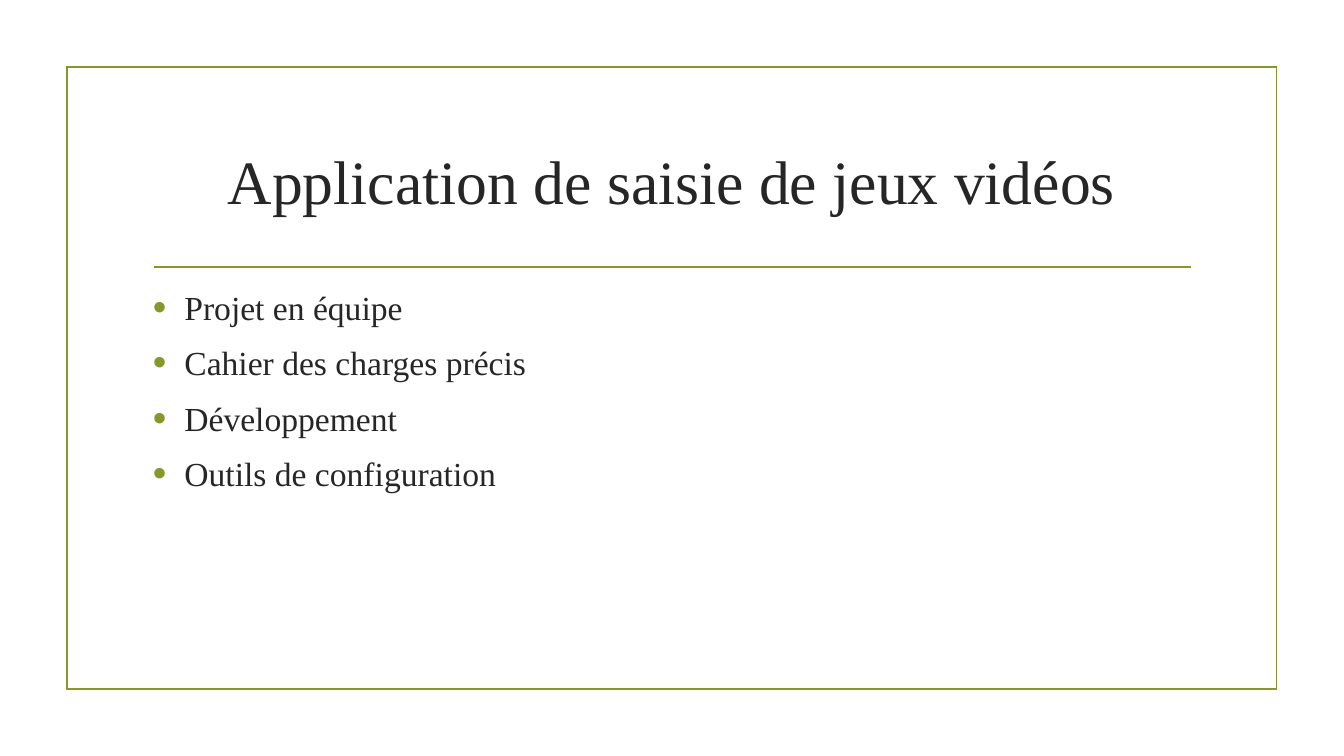
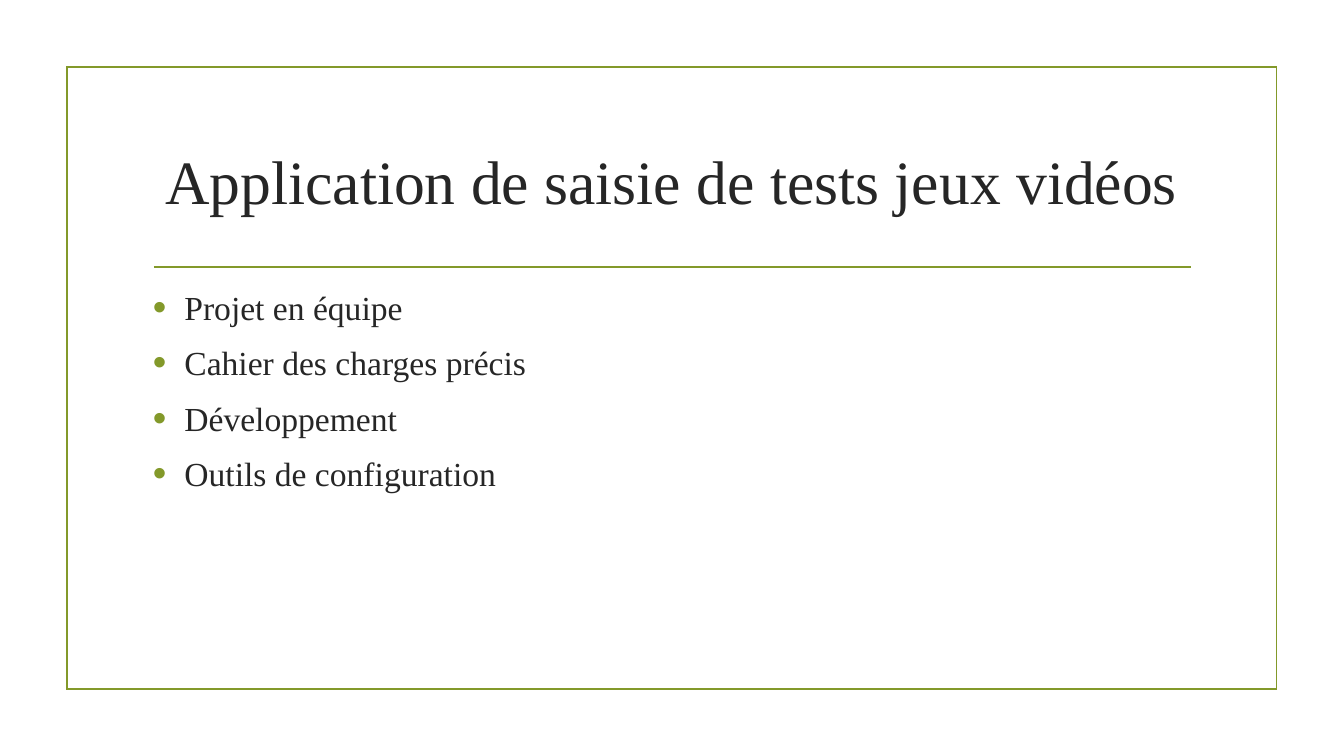
Before and after one commit to vmele/Vivet, a slide deck: slide 4 of GSB/Portfolio/PP_Portfolio.pptx. Drawn at 1344x756 pixels with LibreOffice and Linux fonts; fonts in the diff are those of the drawing; background and template pictures are left out. Boxes give left, top, right and bottom in pixels: in the first picture for what was removed or moved away, otherwise in the second. Text is boxed around its words. In the diff, an @@ line names an element or a change of style, - is before the commit and + after.

```diff
--- a/GSB/Portfolio/PP_Portfolio.pptx
+++ b/GSB/Portfolio/PP_Portfolio.pptx
@@ title at bbox=[165, 161, 1177, 216]: text changed @@
-Application de saisie de jeux vidéos
+Application de saisie de tests jeux vidéos
```
Also in this commit, not shown: 4 other slides changed, 37 other files.
